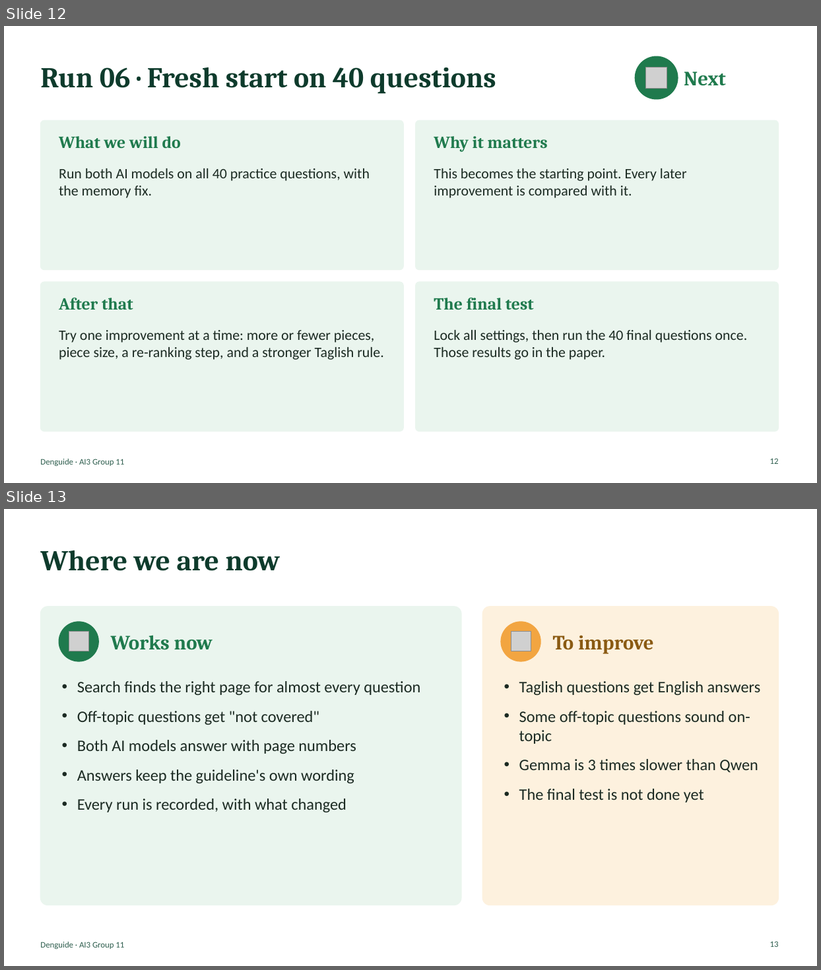
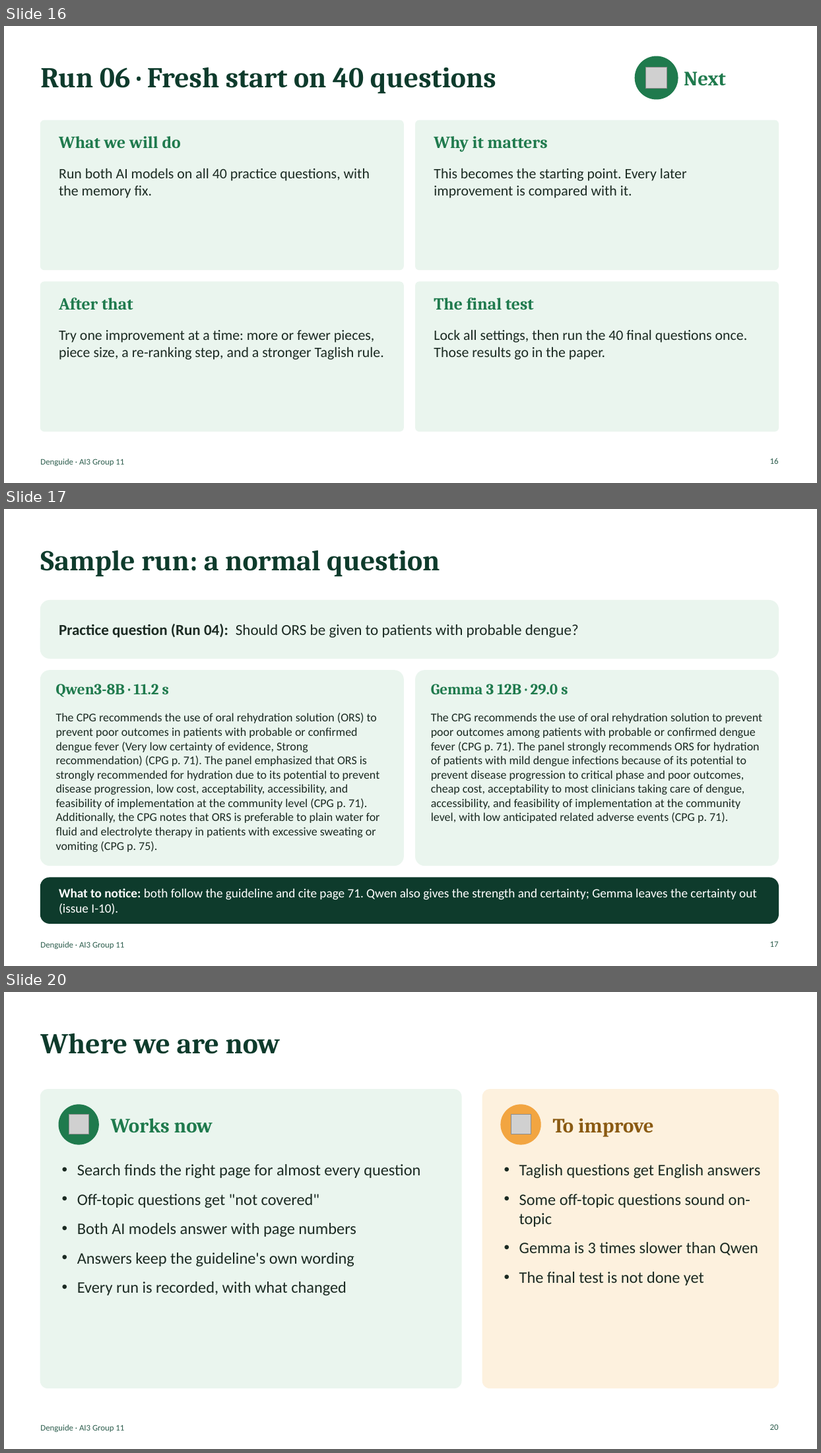
Before and after one commit to IBANNN/denguide, a slide deck: docs/Denguide_Progress_Deck_Check2.pptx. Shown one above the other, each under a label of ours: slides 12 and 13 before the commit, slides 16, 17 and 20 after it; the slides between them are not shown. The pictures are 821x970 and 821x1453 pixels, drawn with LibreOffice and Linux fonts; fonts in the diff are those of the drawing; grey boxes stand for pictures. Boxes give left, top, right and bottom in pixels: in the first picture for what was removed or moved away, otherwise in the second. Text is boxed around its words. In the diff, an @@ line names an element or a change of style, - is before the commit and + after.

Commit message:
Progress deck: cleaning, pieces, metrics and sample-run slides; log issue I-14

```diff
--- a/docs/Denguide_Progress_Deck_Check2.pptx
+++ b/docs/Denguide_Progress_Deck_Check2.pptx
@@ slide 17 added at [4, 509, 817, 966], background #FFFFFF; not listed: 1 template element that a slide beside it also shows @@
@@ text added at [40, 550, 440, 577], 34 pt, text #0E3B2C, bold @@
+Sample run: a normal question
@@ rounded rectangle added at [40, 601, 779, 658], fill #EAF5EE, outline #EAF5EE 1 pt @@
@@ text added at [59, 624, 579, 638], 18 pt, text #1B2A22 @@
+Practice question (Run 04): Should ORS be given to patients with probable dengue?
@@ rounded rectangle added at [40, 671, 403, 866], fill #EAF5EE, outline #EAF5EE 1 pt @@
@@ text added at [56, 684, 169, 697], 18 pt, text #1F7A4D, bold @@
+Qwen3-8B · 11.2 s
@@ rounded rectangle added at [416, 671, 779, 866], fill #EAF5EE, outline #EAF5EE 1 pt @@
@@ text added at [431, 684, 568, 694], 18 pt, text #1F7A4D, bold @@
+Gemma 3 12B · 29.0 s
@@ text added at [56, 713, 380, 852], 14 pt, text #1B2A22 @@
+The CPG recommends the use of oral rehydration solution (ORS) to prevent poor outcomes in patients with probable or confirmed dengue fever (Very low certainty of evidence, Strong recommendation) (CPG p. 71). The panel emphasized that ORS is strongly recommended for hydration due to its potential to prevent disease progression, low cost, acceptability, accessibility, and feasibility of implementation at the community level (CPG p. 71). Additionally, the CPG notes that ORS is preferable to plain water for fluid and electrolyte therapy in patients with excessive sweating or vomiting (CPG p. 75).
@@ text added at [431, 713, 763, 823], 14 pt, text #1B2A22 @@
+The CPG recommends the use of oral rehydration solution to prevent poor outcomes among patients with probable or confirmed dengue fever (CPG p. 71). The panel strongly recommends ORS for hydration of patients with mild dengue infections because of its potential to prevent disease progression to critical phase and poor outcomes, cheap cost, acceptability to most clinicians taking care of dengue, accessibility, and feasibility of implementation at the community level, with low anticipated related adverse events (CPG p. 71).
@@ rounded rectangle added at [40, 878, 779, 923], fill #0E3B2C, outline #0E3B2C 1 pt @@
@@ text added at [59, 889, 757, 915], 15 pt, text #FFFFFF @@
+What to notice: both follow the guideline and cite page 71. Qwen also gives the strength and certainty; Gemma leaves the certainty out (issue I-10).
@@ page number added at [770, 941, 779, 947], 10 pt, text #2E5E4E @@
+17
@@ what was slide 12 is now slide 16 @@
@@ page number at [770, 458, 779, 464]: text changed @@
-12
+16
@@ what was slide 13 is now slide 20 @@
@@ page number at [770, 1424, 779, 1430]: text changed @@
-13
+20
```
Also in this commit, not shown: 1 slide changed, 6 other slides added, 1 other file.
